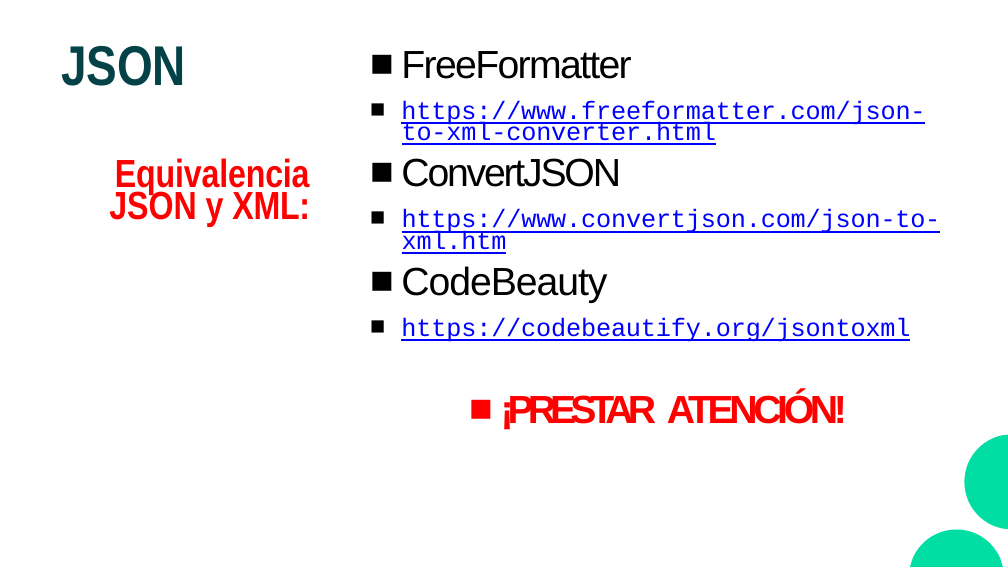
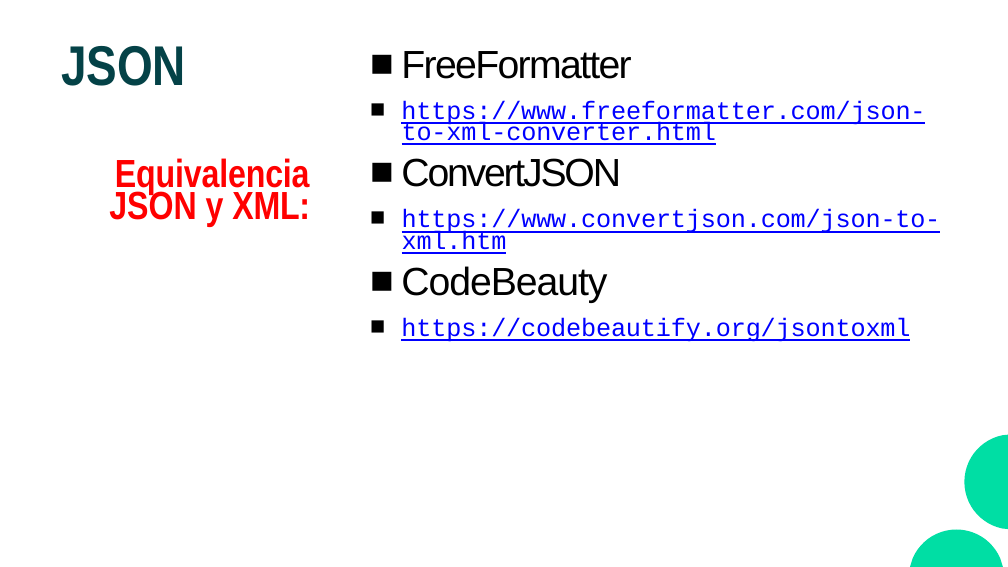
Before and after one commit to CodeWithJuancho/CE_IABD_BIU_SPS, a slide deck: slide 68 of BIU/UT1 - Fundamentos y Preparacion de datos/UT1_1 - Fundamentos y preparacion de datos.pptx. Drawn at 1008x567 pixels with LibreOffice and Linux fonts; fonts in the diff are those of the drawing. Boxes give left, top, right and bottom in pixels: in the first picture for what was removed or moved away, otherwise in the second. Text is boxed around its words. In the diff, an @@ line names an element or a change of style, - is before the commit and + after.

```diff
--- a/BIU/UT1 - Fundamentos y Preparacion de datos/UT1_1 - Fundamentos y preparacion de datos.pptx
+++ b/BIU/UT1 - Fundamentos y Preparacion de datos/UT1_1 - Fundamentos y preparacion de datos.pptx
@@ text at bbox=[501, 392, 847, 430]: paragraph removed @@
-  ■ ¡PRESTAR ATENCIÓN!
```
Also in this commit, not shown: 12 other slides changed, 10 slides added, 12 other files.
